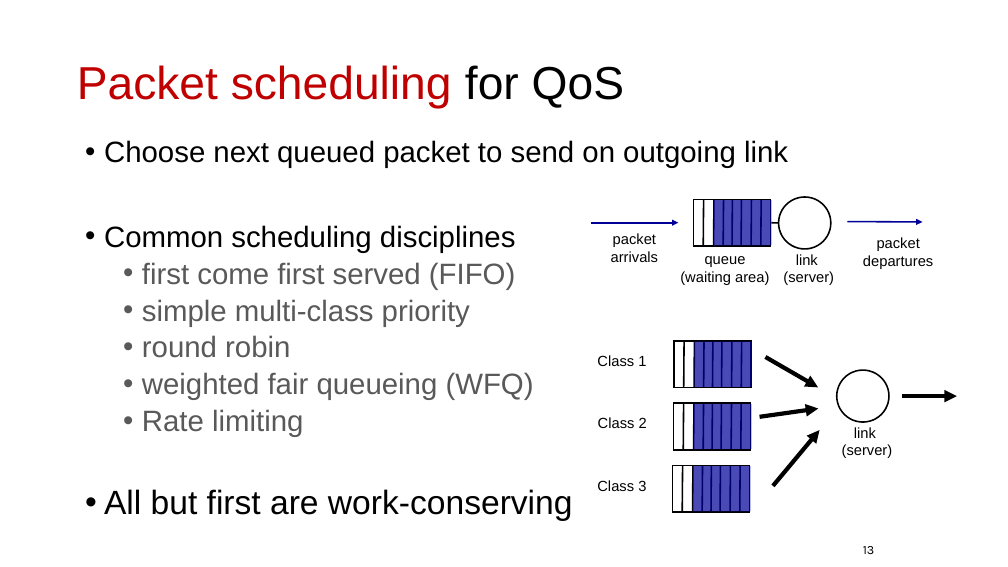
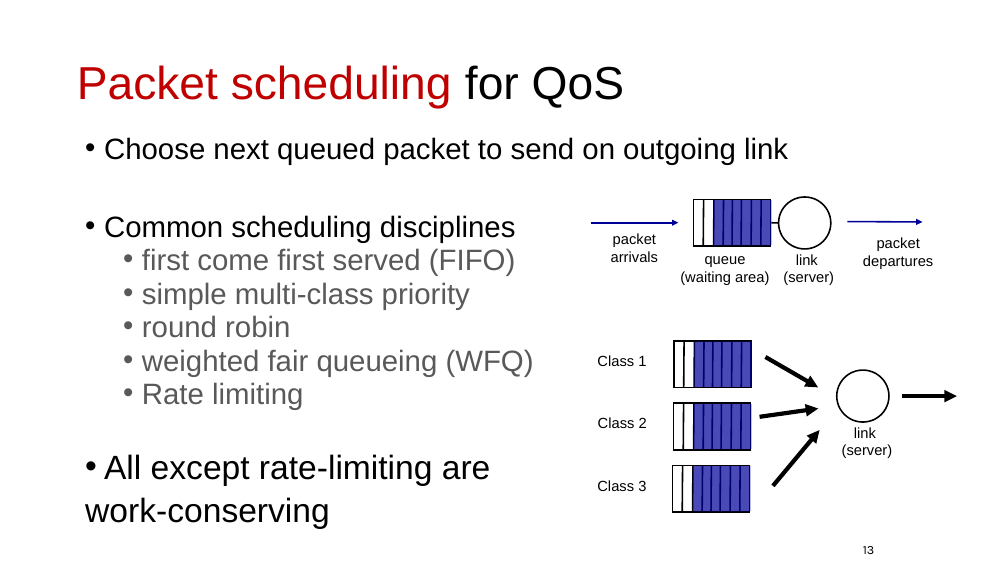
Before and after one commit to ngsrinivas/coursegen, a slide deck: slide 13 of ex/352-S20/lectures/18-quality-of-service.pptx. Drawn at 1008x567 pixels with LibreOffice and Linux fonts; fonts in the diff are those of the drawing. Boxes give left, top, right and bottom in pixels: in the first picture for what was removed or moved away, otherwise in the second. Text is boxed around its words. In the diff, an @@ line names an element or a change of style, - is before the commit and + after.

```diff
--- a/ex/352-S20/lectures/18-quality-of-service.pptx
+++ b/ex/352-S20/lectures/18-quality-of-service.pptx
@@ text at (104, 137, 788, 410): line spacing 0.9 to 0.8 @@
@@ text at (85, 454, 491, 529): text changed @@
-• All but first are work-conserving
+• All except rate-limiting are
+work-conserving
```
Also in this commit, not shown: 3 other files.
